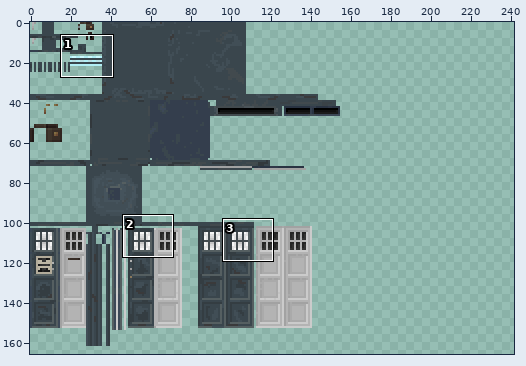
One commit to this sprite sheet: src/main/resources/assets/weeping_angels/textures/tiles/coffin/ptb_4.png. Above: a wide view before the commit, with the close-up outlined.
Close-up. Before the commit:
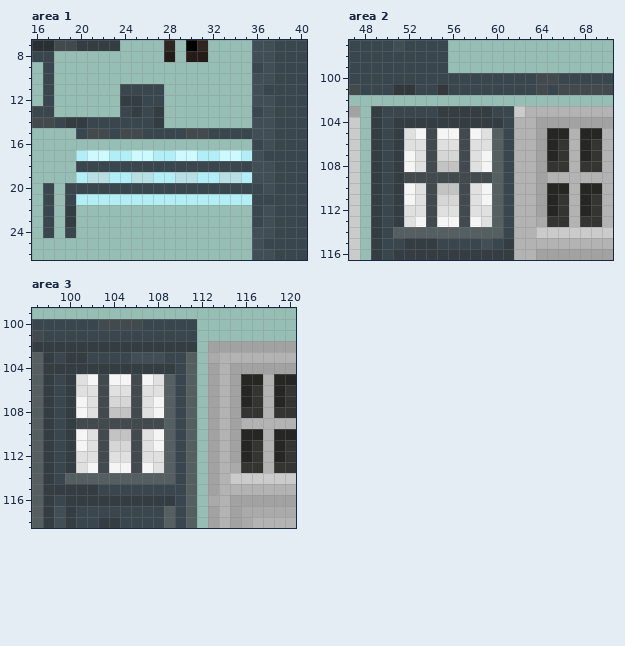
The file is 256x256 pixels. Colours within 5 levels of each other are drawn and written as one. Shown: area 1: x 16..40, y 7..26; area 2: x 47..70, y 97..116; area 3: x 97..120, y 99..118. The wide view leaves out empty margins. The commit also changed other parts of the picture, which this record leaves out.
After the commit:
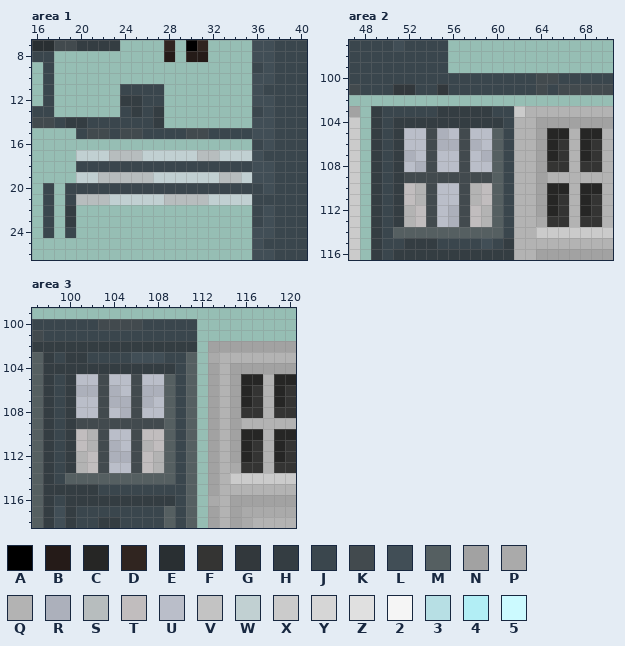
Palette (. is transparent): A #000000  B #251b18  C #262625  D #302520  E #292f32  F #343433  G #32383c  H #343d42  J #3a464d  K #424a4e  L #414e56  M #555f61  N #a2a2a2  P #aaaaaa  Q #b3b3b3  R #acb0bb  S #b7bdbe  T #c1bdbe  U #babec9  V #c3c3c3  W #c1d0d2  X #cbcbcb  Y #d6d6d6  Z #e0e0e0  2 #f5f5f5  3 #b7dfe4  4 #b2eef5  5 #ccfaff
Diff:
Area 1:
Colour 3 becomes colour S in row 19 at x 22, 25 to 26 and 33 to 34.
Colour 4 becomes colour S in row 17 at x 23 to 24 and 31 to 32; in row 19 at x 23 to 24; in row 21 at x 20 to 22 and 28 to 31.
Colour 5 becomes colour S in row 17 at x 25.
Colour 3 becomes colour W in row 19 at x 21 and 29 to 30.
Colour 4 becomes colour W in row 17 at x 20, 27 to 28 and 35; in row 19 at x 20, 27 to 28, 31 to 32 and 35; in row 21 at x 23 to 27 and 32 to 35.
Colour 5 becomes colour W in row 17 at x 21 to 22, 26, 29 to 30 and 33 to 34.
Area 2:
Colour Z becomes colour Q in rows 110 to 111 at x 53 and 58; in rows 112 to 113 at x 52 and 59.
Colour 2 becomes colour R in row 105 at x 55; in row 107 at x 52 and 59; in row 113 at x 56.
Colour Z becomes colour R in row 106 at x 55 to 56 and 58; in row 108 at x 53; in row 112 at x 56.
Colour 2 becomes colour T in rows 110 to 111 at x 52 and 59; in row 113 at x 53 and 58.
Colour Z becomes colour T in row 112 at x 53 and 58.
Colour 2 becomes colour U in row 105 at x 53, 56 and 58; in row 108 at x 52 and 59; in row 113 at x 55.
Colour V becomes colour U in row 108 at x 55 to 56; in row 110 at x 55 to 56.
Colour Y becomes colour U in row 107 at x 55 to 56; in row 111 at x 55 to 56.
Colour Z becomes colour U in row 105 at x 52 and 59; in row 106 at x 52 to 53 and 59; in row 107 at x 53 and 58; in row 108 at x 58; in row 112 at x 55.
Area 3:
Colour Z becomes colour Q in row 110 at x 102; in row 111 at x 102 and 107; in rows 112 to 113 at x 101 and 108.
Colour V becomes colour R in row 108 at x 105.
Colour Y becomes colour R in row 107 at x 104 to 105; in row 111 at x 104.
Colour Z becomes colour R in row 106 at x 101 to 102, 104 and 107 to 108; in row 107 at x 107; in row 112 at x 104 to 105.
Colour 2 becomes colour T in rows 110 to 111 at x 101 and 108; in row 113 at x 102 and 107.
Colour Z becomes colour T in row 110 at x 107; in row 112 at x 102 and 107.
Colour 2 becomes colour U in row 105 at x 102, 104 to 105 and 107; in rows 107 to 108 at x 101 and 108; in row 113 at x 104 to 105.
Colour V becomes colour U in row 108 at x 104; in row 110 at x 104 to 105.
Colour Y becomes colour U in row 111 at x 105.
Colour Z becomes colour U in row 105 at x 101 and 108; in row 106 at x 105; in row 107 at x 102; in row 108 at x 102 and 107.
Changed places in both close-ups, as pixel boxes (x1, y1, x2, y2):
changed: (76, 150, 252, 205)
changed: (404, 128, 492, 227)
changed: (76, 374, 164, 473)
